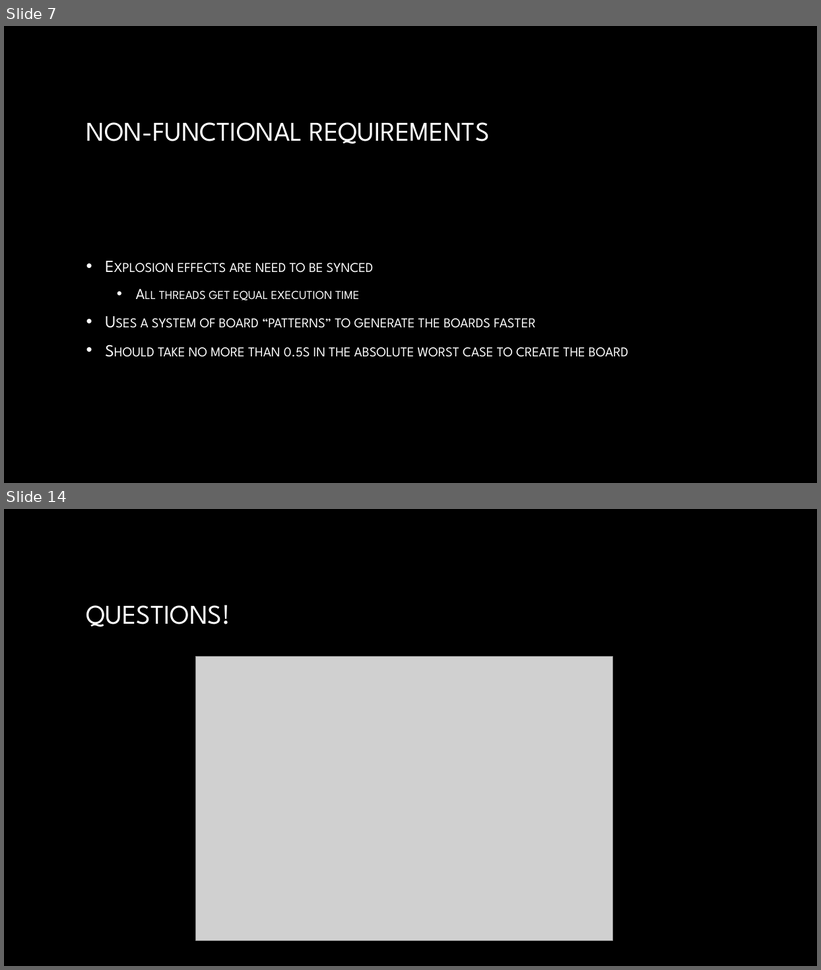
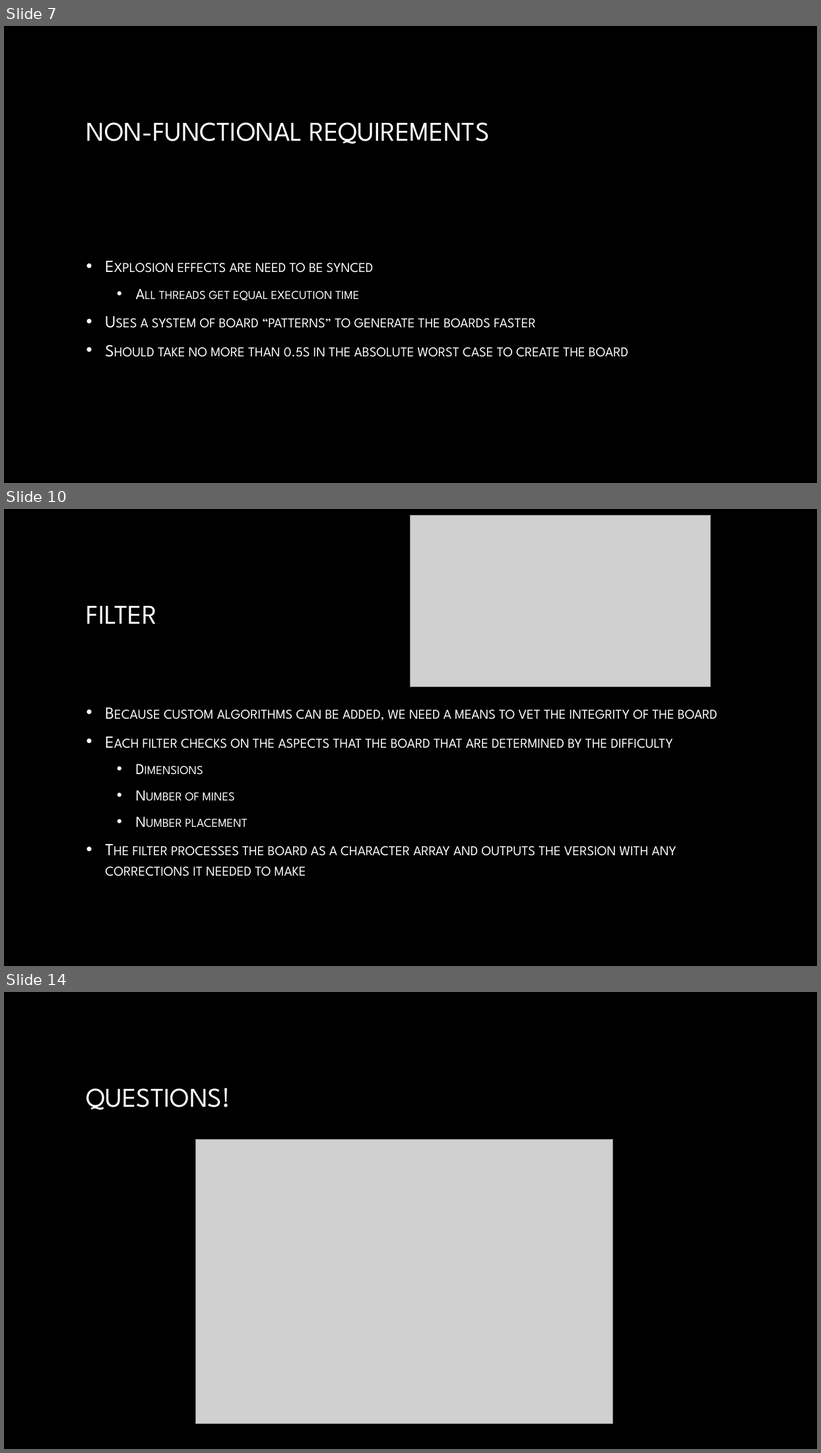
Before and after one commit to fcorso2016/Minesweeper, a slide deck: Presentation.pptx. Shown one above the other, each under a label of ours: slides 7 and 14 before the commit, slides 7, 10 and 14 after it; the slides between them are not shown. The pictures are 821x970 and 821x1453 pixels, drawn with LibreOffice and Linux fonts; fonts in the diff are those of the drawing; grey boxes stand for pictures; background and template pictures are left out. Boxes give left, top, right and bottom in pixels: in the first picture for what was removed or moved away, otherwise in the second. Text is boxed around its words. In the diff, an @@ line names an element or a change of style, - is before the commit and + after.

```diff
--- a/Presentation.pptx
+++ b/Presentation.pptx
@@ slide 10 added at (x1=4, y1=509, x2=817, y2=966), background picture (left out) @@
@@ picture added at (x1=411, y1=516, x2=710, y2=687) @@
@@ title added at (x1=86, y1=606, x2=157, y2=624), 32 pt, text gradient #FFFFFF to #A6A6A6 @@
+FILTER
@@ text added at (x1=105, y1=710, x2=717, y2=877), 20 pt, text gradient #FFFFFF to #BFBFBF, small capitals @@
+• Because custom algorithms can be added, we need a means to vet the integrity of the board
+• Each filter checks on the aspects that the board that are determined by the difficulty
+  • Dimensions
+  • Number of mines
+  • Number placement
+• The filter processes the board as a character array and outputs the version with any corrections it needed to make
```
Also in this commit, not shown: 5 slides changed, 1 slide removed, 7 other files.
